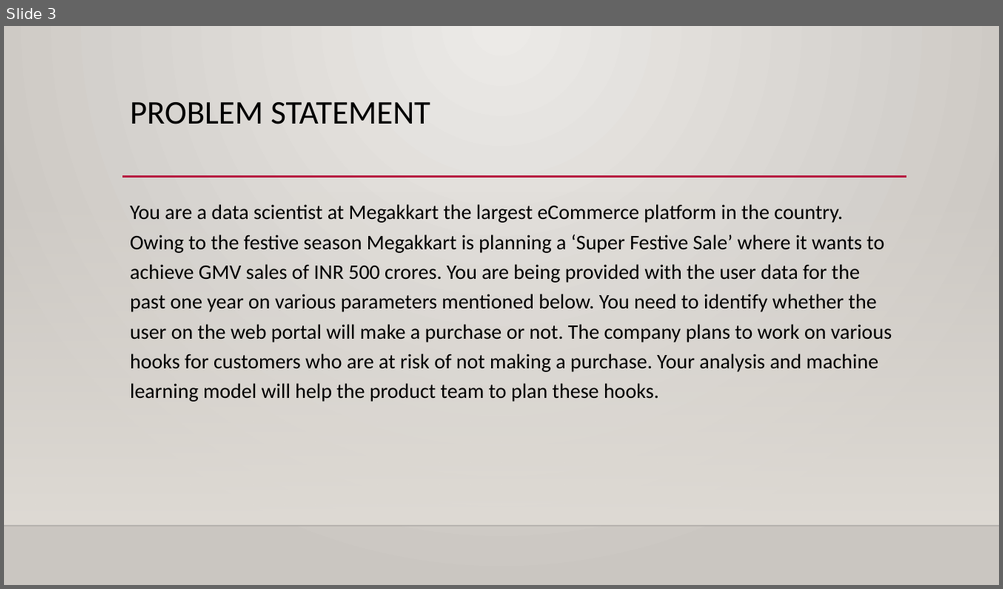
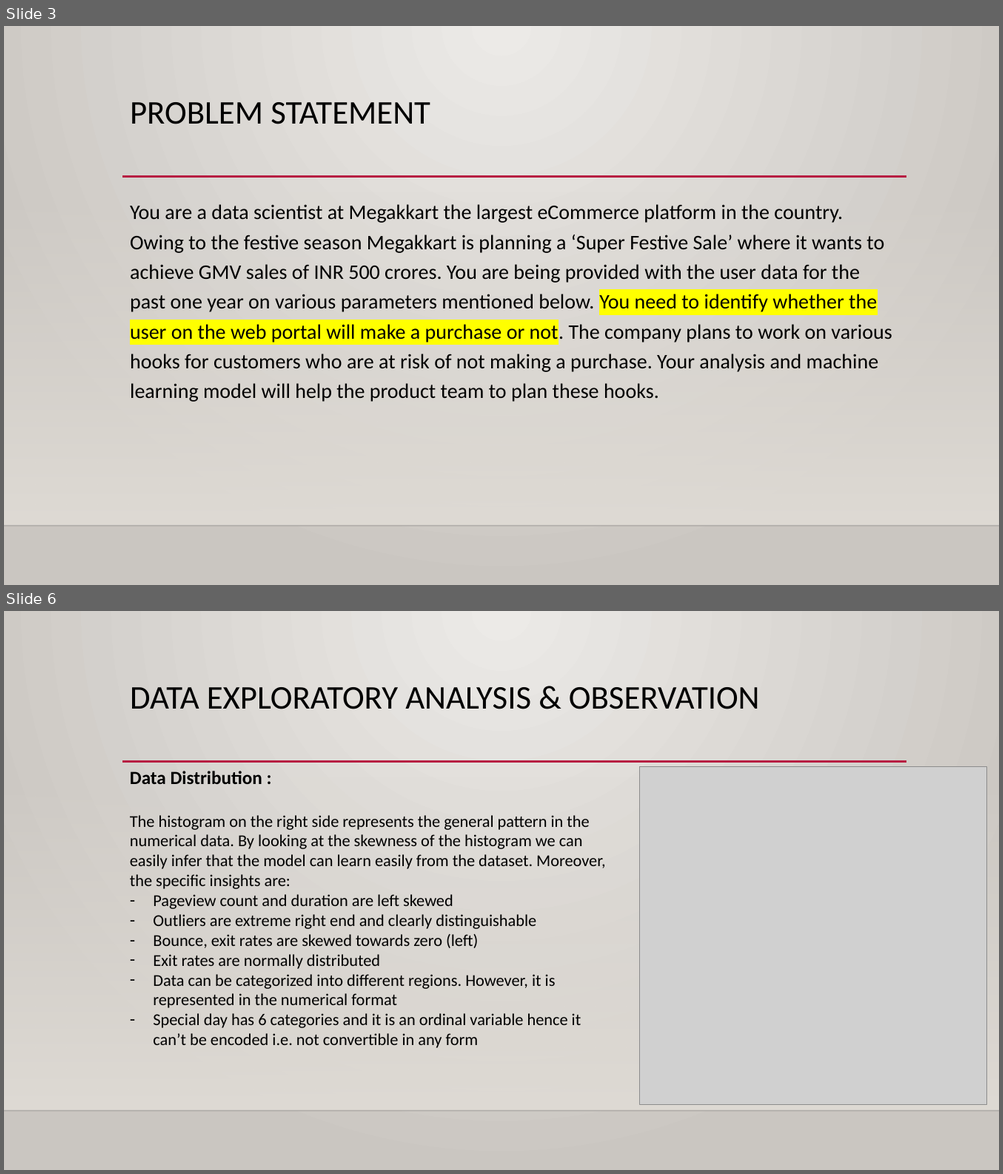
Before and after one commit to mbhoge/ml-hackathon-1, a slide deck: Data Fanatics Team - Data Analysis.pptx. Shown one above the other, each under a label of ours: slide 3 before the commit, slides 3 and 6 after it; the slides between them are not shown. The pictures are 1003x589 and 1003x1174 pixels, drawn with LibreOffice and Linux fonts; fonts in the diff are those of the drawing; grey boxes stand for pictures; background and template pictures are left out. Boxes give left, top, right and bottom in pixels: in the first picture for what was removed or moved away, otherwise in the second. Text is boxed around its words. In the diff, an @@ line names an element or a change of style, - is before the commit and + after.

```diff
--- a/Data Fanatics Team - Data Analysis.pptx
+++ b/Data Fanatics Team - Data Analysis.pptx
@@ slide 6 added at (4,611,999,1170), background gradient #ECEAE7 to #CAC7C1; not listed: 3 template elements that a slide beside it also shows @@
@@ title added at (130,687,760,709), 32 pt, text #000000 @@
+DATA EXPLORATORY ANALYSIS & OBSERVATION
@@ text added at (130,771,606,1048), 16 pt, text #000000 @@
+Data Distribution :
+The histogram on the right side represents the general pattern in the numerical data. By looking at the skewness of the histogram we can easily infer that the model can learn easily from the dataset. Moreover, the specific insights are:
+– Pageview count and duration are left skewed
+– Outliers are extreme right end and clearly distinguishable
+– Bounce, exit rates are skewed towards zero (left)
+– Exit rates are normally distributed
+– Data can be categorized into different regions. However, it is represented in the numerical format
+– Special day has 6 categories and it is an ordinal variable hence it can’t be encoded i.e. not convertible in any form
@@ picture added at (639,767,987,1105) @@
@@ slide 3 changed as well @@
@@ text "You are a data scientist ..." at (130,204,891,402): highlight none to #FFFF00 in "You need to identify whether the user ..." @@
```
Also in this commit, not shown: 3 other slides changed, 11 other slides added, 5 other files.
